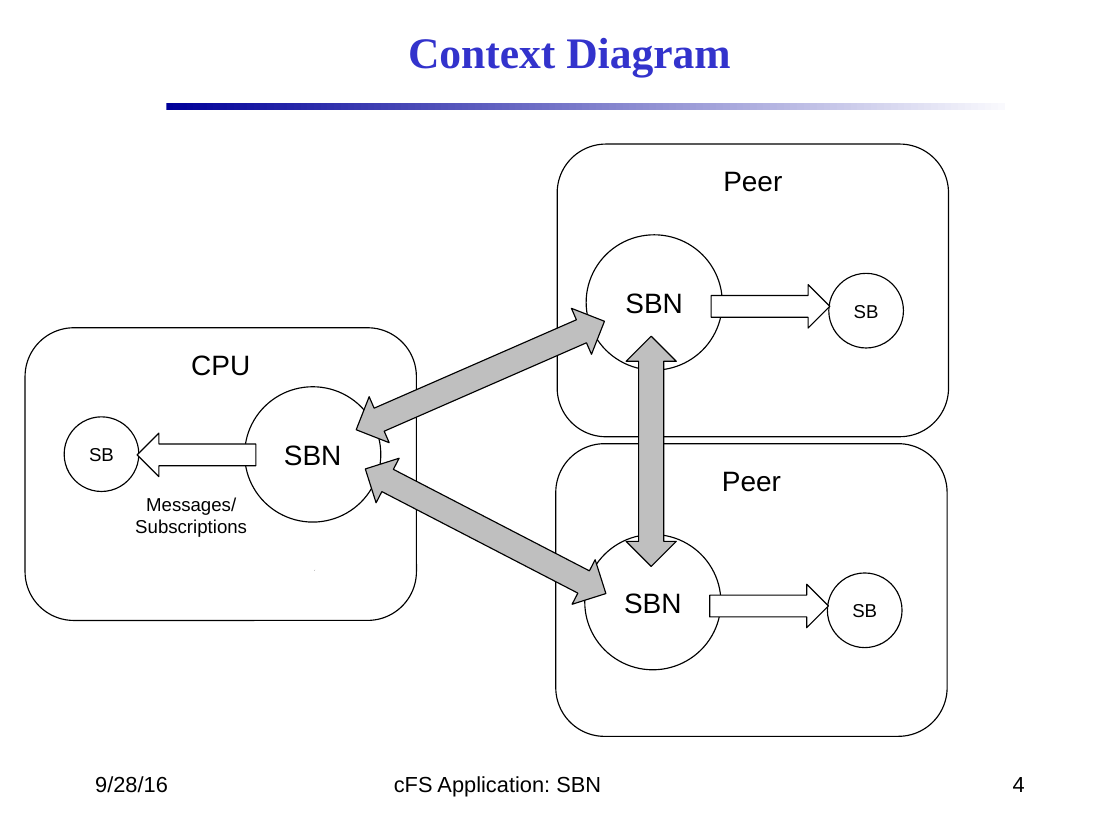
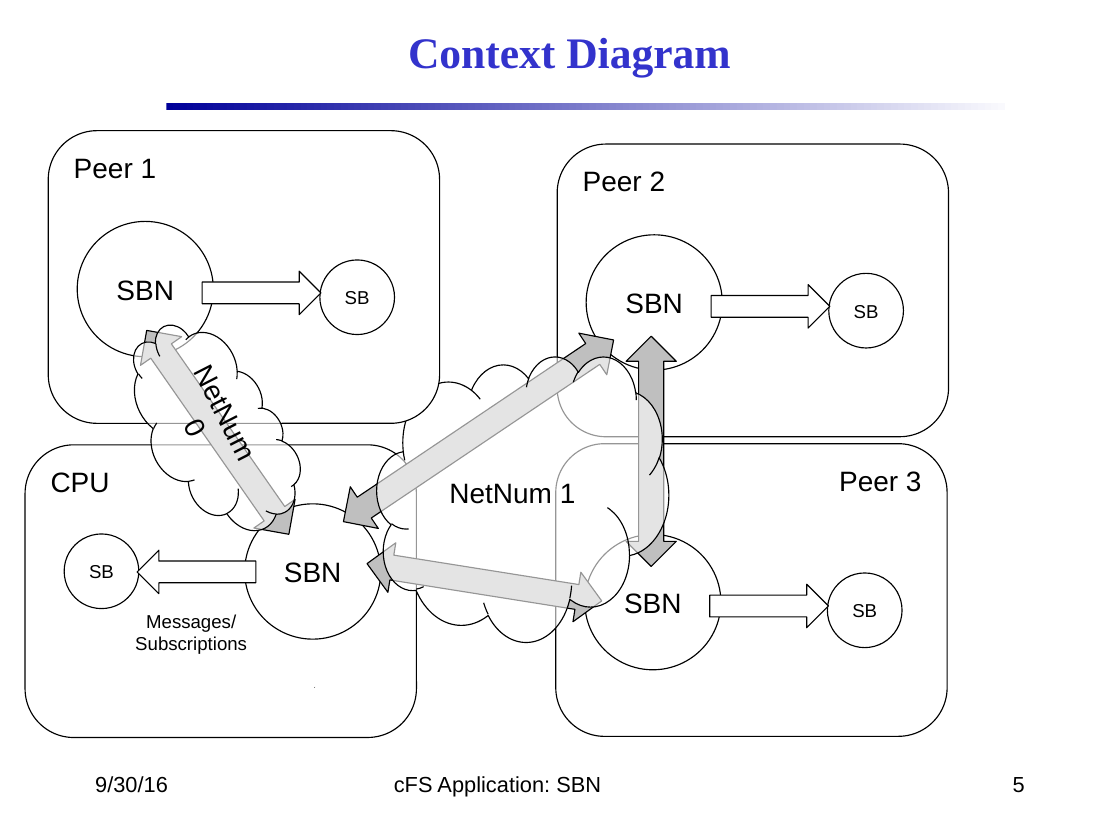
Before and after one commit to nasa/SBN, a slide deck: slide 5 of docs/SBN_Design.pptx (slide 4 before the commit). Drawn at 1120x840 pixels with LibreOffice and Linux fonts; fonts in the diff are those of the drawing; background and template pictures are left out. Boxes give left, top, right and bottom in pixels: in the first picture for what was removed or moved away, otherwise in the second. Text is boxed around its words. In the diff, an @@ line names an element or a change of style, - is before the commit and + after.

```diff
--- a/docs/SBN_Design.pptx
+++ b/docs/SBN_Design.pptx
@@ rounded rectangle added at [48,131,439,423], fill #FFFFFF, outline #000000 0.75 pt, 18 pt, text #000000 @@
+Peer 1
@@ text in rounded rectangle at [583,171,666,192]: text changed @@
-Peer
+Peer 2
@@ ellipse added at [77,222,214,357], fill #FFFFFF, outline #000000 0.75 pt, 18 pt, text #000000 @@
+SBN
@@ ellipse added at [320,260,395,335], fill #FFFFFF, outline #000000 0.75 pt, 12 pt, text #000000 @@
+SB
@@ left arrow added at [202,271,320,315], fill #FFFFFF, outline #000000 0.75 pt @@
@@ cloud added at [104,300,320,558], fill #FFFFFF at 59% opacity, outline #000000 0.75 pt, 18 pt, text #000000 @@
+NetNum 0
@@ left right arrow added at [127,317,310,549], fill #BFBFBF, outline #000000 0.75 pt @@
@@ left right arrow at [329,319,628,542]: rotation 336 to 326 degrees @@
@@ cloud added at [376,356,669,642], fill #FFFFFF at 59% opacity, outline #000000 0.75 pt, 18 pt, text #000000 @@
+NetNum 1
@@ rounded rectangle "CPU" at [25,445,416,737]: alignment centre to left @@
@@ text in rounded rectangle at [839,471,922,492]: text changed @@
-Peer
+Peer 3
@@ left right arrow at [363,538,605,625]: rotation 27 to 9 degrees @@
@@ 1 rounded rectangle, 1 ellipse, 1 left arrow: place and size @@
-1 rounded rectangle, 1 ellipse, 1 left arrow at [25,328,416,620]
+1 rounded rectangle, 1 ellipse, 1 left arrow at [25,445,416,737]
@@ 1 text, 1 ellipse, 1 line: place and size @@
-1 text, 1 ellipse, 1 line at [135,386,381,570]
+1 text, 1 ellipse, 1 line at [135,504,381,688]
@@ text at [95,776,168,793]: text changed @@
-9/28/16
+9/30/16
@@ page number at [1013,777,1025,793]: text changed @@
-4
+5
```
Also in this commit, not shown: 15 other slides changed, 1 slide added.
